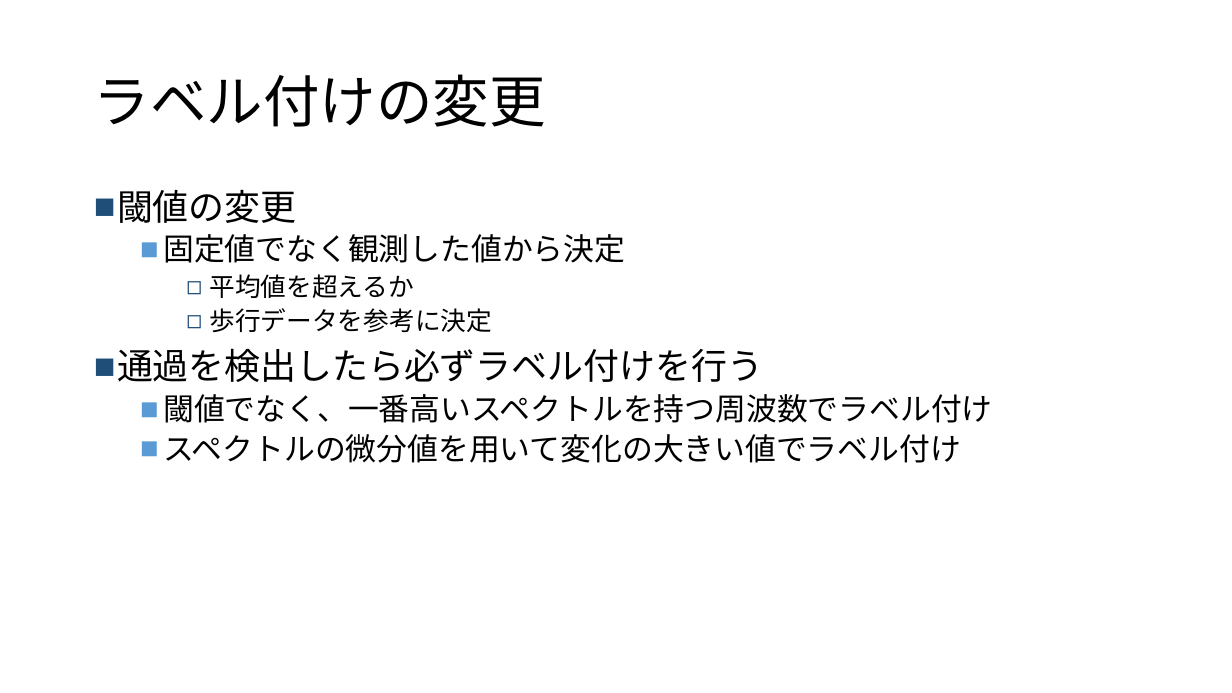
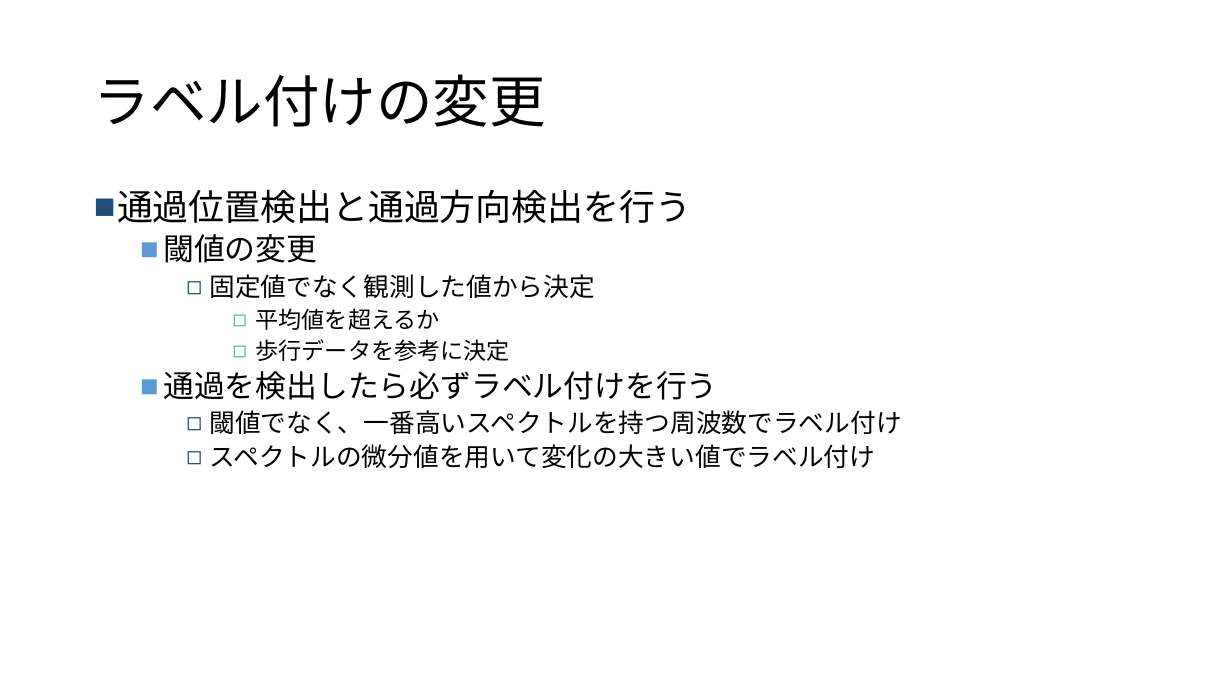
Before and after one commit to sen0810/src, a slide deck: slide 33 of ppt/中間発表用資料.pptx. Drawn at 1232x693 pixels with LibreOffice and Linux fonts; fonts in the diff are those of the drawing. Boxes give left, top, right and bottom in pixels: in the first picture for what was removed or moved away, otherwise in the second. Text is boxed around its words. In the diff, an @@ line names an element or a change of style, - is before the commit and + after.

```diff
--- a/ppt/中間発表用資料.pptx
+++ b/ppt/中間発表用資料.pptx
@@ text at (117,189,691,223): paragraph added @@
+■ 通過位置検出と通過方向検出を行う
@@ text at (163,234,901,468): size 28 to 24 pt in "閾値の変更", "通過を検出したら必ずラベル付けを行う"; size 24 to 20 pt in "固定値でなく観測した値から決定", "閾値でなく、一番高いスペクトルを持つ周波数でラベル付け", "スペクトルの微分値を用いて変化の大きい値でラベル付け"; size 20 to 18 pt in "平均値を超えるか", "歩行データを参考に決定"; list level 1 to 2 in "閾値の変更"; bullet colour #1F4E79 to #5B9BD5; bullet ■ to ◻; list level 2 to 3 in "固定値でなく観測した値から決定"; bullet colour #5B9BD5 to #1F4E79; list level 3 to 4 in "平均値を超えるか"; list level 3 to 4 in "歩行データを参考に決定"; list level 1 to 2 in "通過を検出したら必ずラベル付けを行う"; list level 2 to 3 in "閾値でなく、一番高いスペクトルを持つ周波数でラベル付け"; list level 2 to 3 in "スペクトルの微分値を用いて変化の大きい値でラベル付け" @@
```
Also in this commit, not shown: 5 other slides changed.
